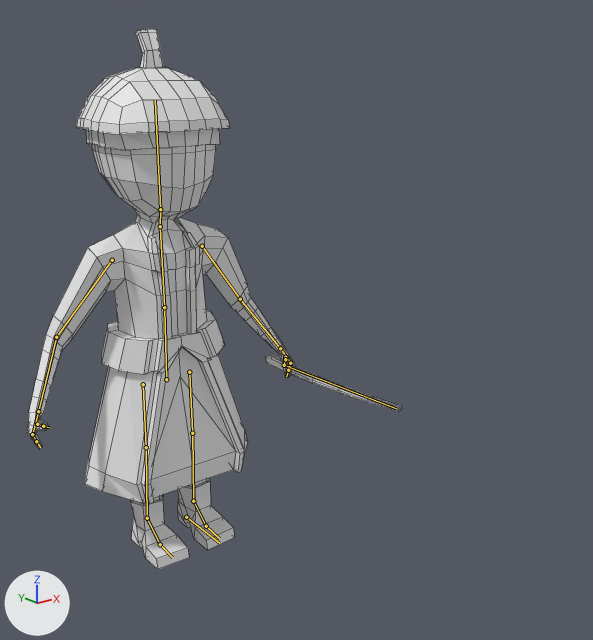
Two versions of the Blender file Map/Assets/Models/Yamato_samurai/Yamato_samurai.blend, one commit apart.
Both versions are drawn from a 50 mm lens placed at (-12.03, -21.62, 15.18), pointed at (2.7, -3.21, 7.82). The axes (+X, +Y, +Z) are drawn at lower left. The lights are the same throughout. The bones that bend it are drawn over the model as lines. Mesh edges are drawn as thin lines.

In view in the first picture: 'Samurai'.
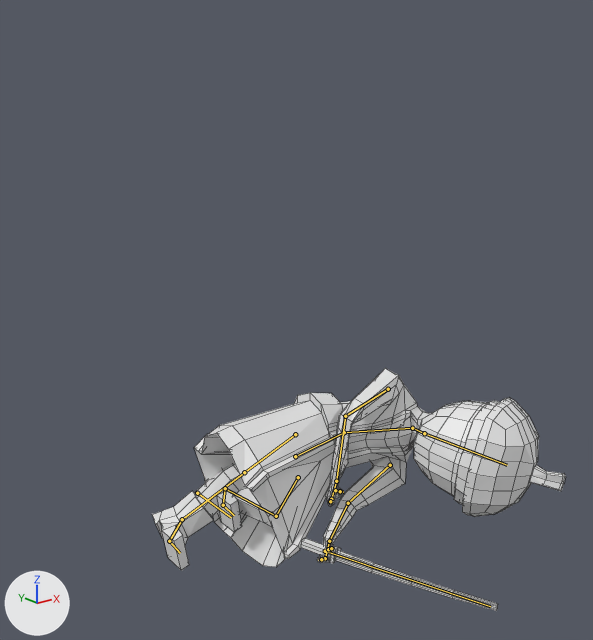
The newer file adds an action. The first version stands in its rest pose; the second is drawn at frame 17 of the action 'Dead'.

What the commit changed:
Bone 'Abdomen' (bone_abdomen) moves from (0.0, 0.0, 0.0) to (-4.18, -3.44, -1.46).
Bone 'Abdomen' (bone_abdomen) turns from (0, 0, 0) to (4, -2, 86) degrees about its own x, y and z.
Bone 'Pecho' (bone_pecho) turns from (0, 0, 0) to (44, -1, 0) degrees about its own x, y and z.
Bone 'Cuello' (bone_cuello) turns from (0, 0, 0) to (-34, -5, 13) degrees about its own x, y and z.
Bone 'Brazo.L' (bone_brazo_l) turns from (0, 0, 0) to (-31, -18, -51) degrees about its own x, y and z.
Bone 'Antebrazo.L' (bone_antebrazo_l) turns from (0, 0, 0) to (3, 0, 17) degrees about its own x, y and z.
Bone 'Mano.L' (bone_mano_l) turns from (0, 0, 0) to (23, -13, 1) degrees about its own x, y and z.
Bone 'Brazo.R' (bone_brazo_r) turns from (0, 0, 0) to (-38, 30, 44) degrees about its own x, y and z.
Bone 'Antebrazo.R' (bone_antebrazo_r) turns from (0, 0, 0) to (-60, 13, 19) degrees about its own x, y and z.
Bone 'Pierna_pole_target.L' (bone_pierna_pole_target_l) moves from (0.0, 0.0, 0.0) to (-3.92, 0.0, -2.15).
Bone 'Pierna_pole_target.L' (bone_pierna_pole_target_l) turns from (0, 0, 0) to (0, -82, 0) degrees about its own x, y and z.
Bone 'Pierna_Control.L' (bone_pierna_control_l) moves from (0.0, 0.0, 0.0) to (-0.48, 0.0, 0.77).
Bone 'Pierna_Control.L' (bone_pierna_control_l) turns from (0, 0, 0) to (0, -82, 0) degrees about its own x, y and z.
Bone 'Pierna_pole_target.R' (bone_pierna_pole_target_r) moves from (0.0, 0.0, 0.0) to (-5.36, 0.0, -0.48).
Bone 'Pierna_pole_target.R' (bone_pierna_pole_target_r) turns from (0, 0, 0) to (0, -82, 0) degrees about its own x, y and z.
Bone 'Pierna_Control.R' (bone_pierna_control_r) turns from (0, 0, 0) to (0, -82, 0) degrees about its own x, y and z.

Pixel boxes [x1, y1, x2, y2] of what changed, in the pictures (593 x 640 px):
'Samurai', posed (10% wider, 55% shorter): before [27, 29, 402, 569]; after [152, 368, 566, 611]
bone 'Abdomen', root to tip: before (166, 379) to (164, 307); after (295, 456) to (344, 432)
bone 'Pecho', root to tip: before (164, 307) to (160, 226); after (344, 432) to (412, 428)
bone 'Cuello', root to tip: before (160, 226) to (160, 209); after (412, 428) to (424, 433)
bone 'Brazo.L', root to tip: before (202, 246) to (240, 299); after (390, 465) to (348, 503)
bone 'Antebrazo.L', root to tip: before (240, 299) to (280, 348); after (348, 503) to (329, 541)
bone 'Mano.L', root to tip: before (280, 348) to (290, 363); after (329, 541) to (325, 558)
bone 'Brazo.R', root to tip: before (112, 260) to (56, 337); after (388, 389) to (345, 416)
bone 'Antebrazo.R', root to tip: before (56, 337) to (38, 411); after (345, 416) to (336, 481)
bone 'Pierna_Control.L', root to tip: before (186, 517) to (219, 543); after (197, 493) to (231, 517)
